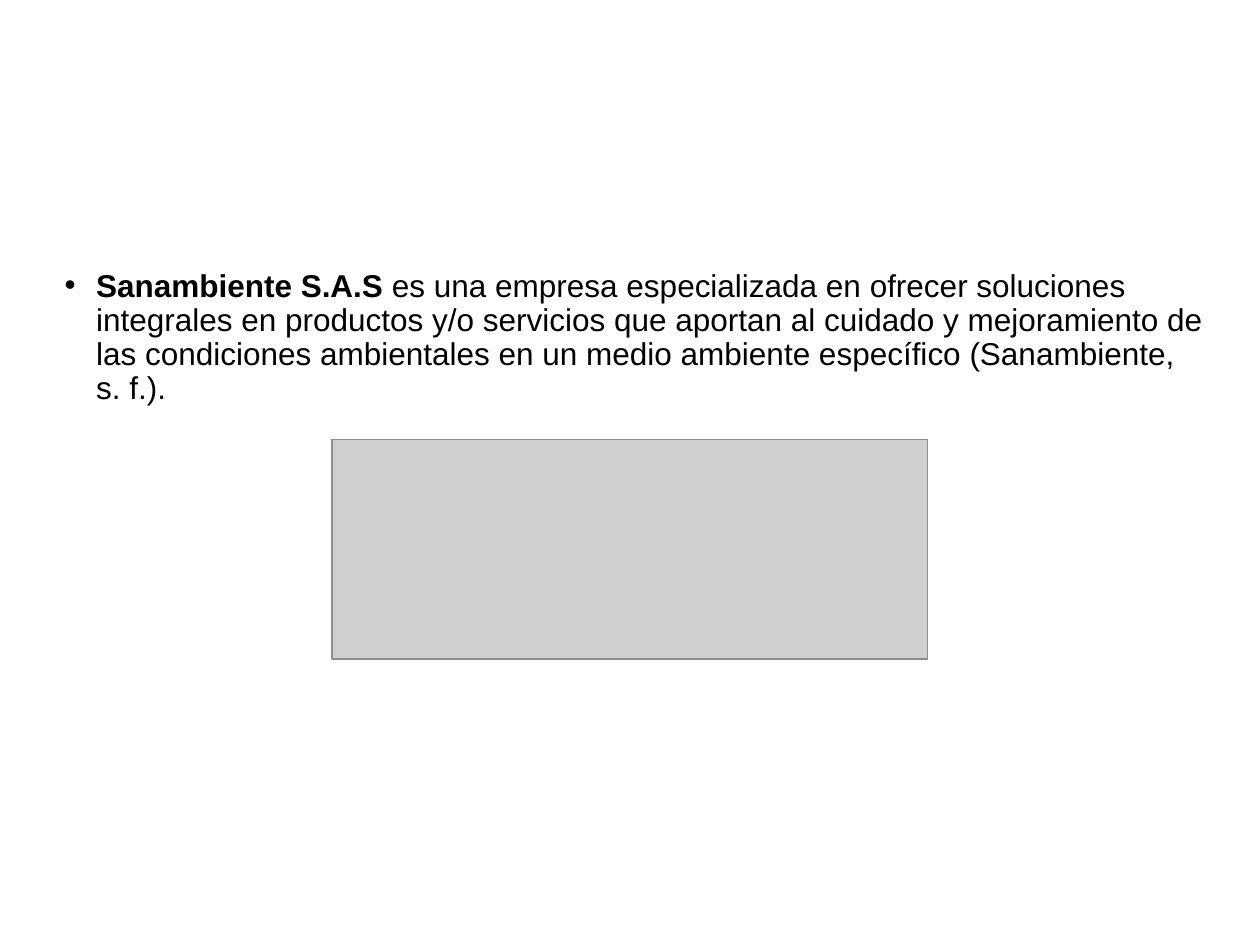
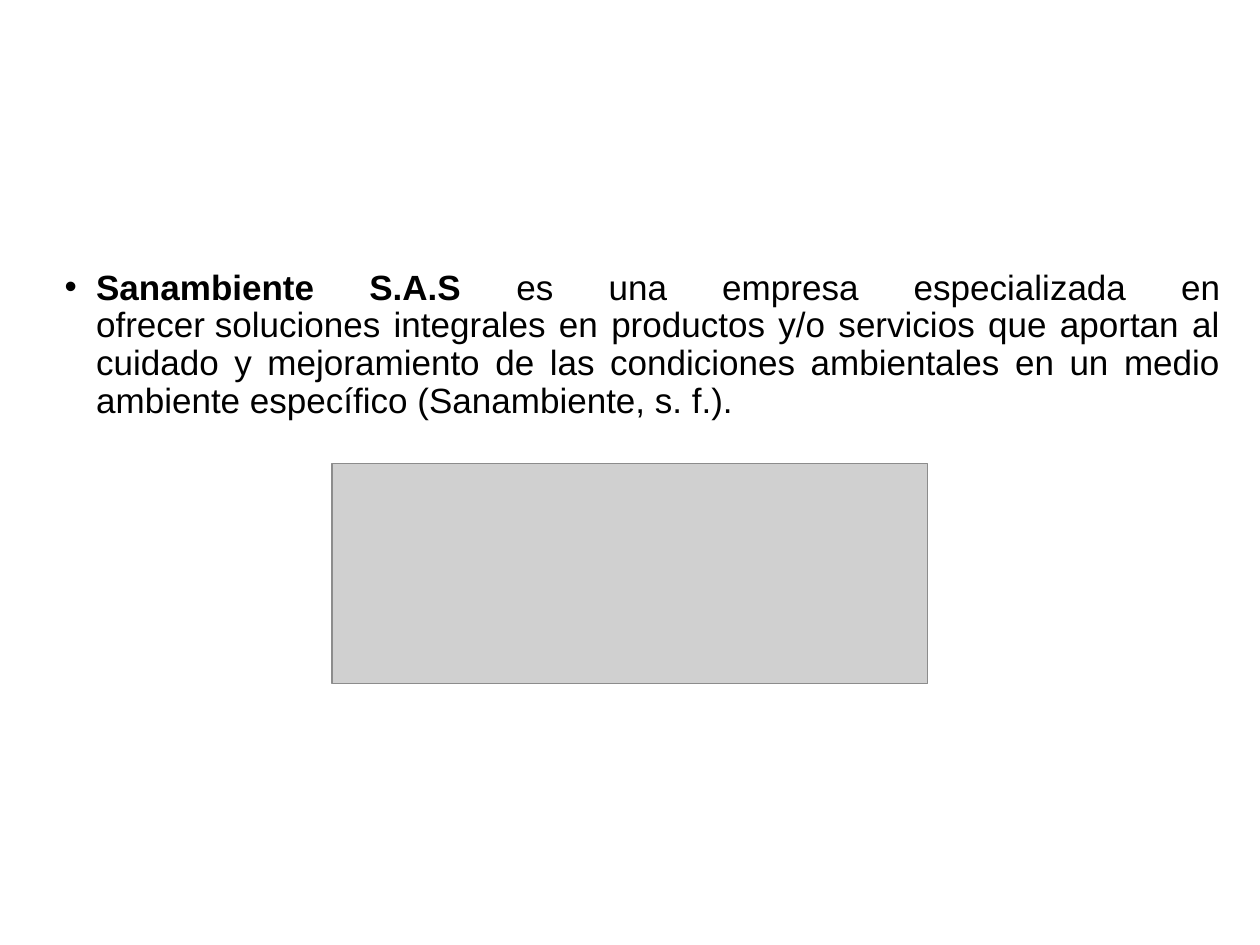
Before and after one commit to cristianpazu/Proyecto-Sanambiente, a slide deck: slide 4 of Documento(s) de proyecto de grado/Presentación del proyecto de grado.pptx. Drawn at 1260x945 pixels with LibreOffice and Linux fonts; fonts in the diff are those of the drawing; grey boxes stand for pictures; background and template pictures are left out. Boxes give left, top, right and bottom in pixels: in the first picture for what was removed or moved away, otherwise in the second. Text is boxed around its words. In the diff, an @@ line names an element or a change of style, - is before the commit and + after.

```diff
--- a/Documento(s) de proyecto de grado/Presentación del proyecto de grado.pptx
+++ b/Documento(s) de proyecto de grado/Presentación del proyecto de grado.pptx
@@ text "Sanambiente S.A.S es una empresa ..." at (96,274,1220,420): size 18 to 20 pt; alignment left to justified @@
@@ picture: place and size @@
-picture at (333,440,929,660)
+picture at (333,464,929,684)
```
Also in this commit, not shown: 8 other slides changed, 4 slides added, 1 slide removed, 1 other file.
